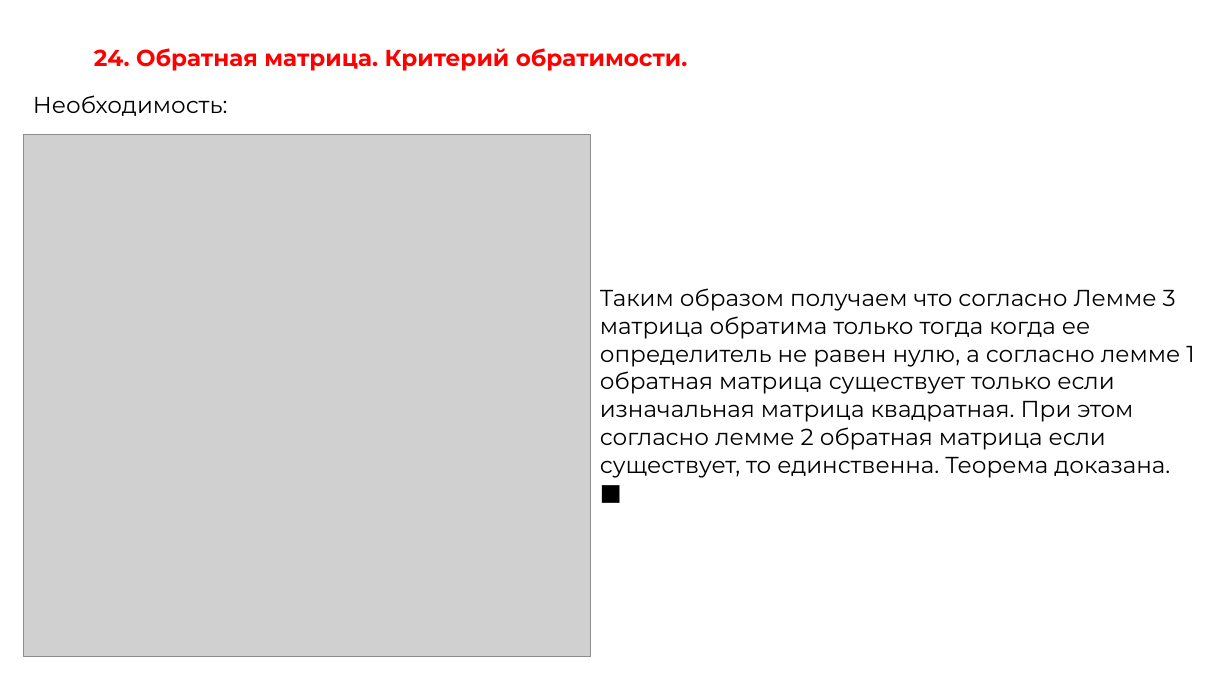
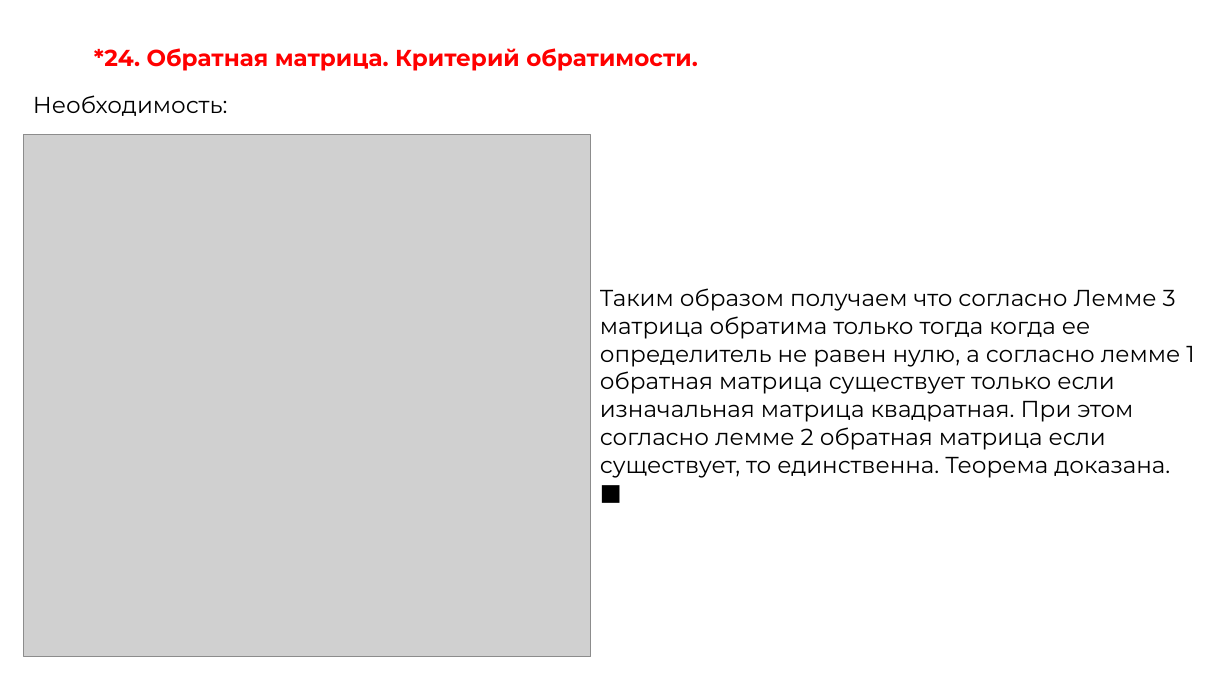
Before and after one commit to AstroSoup/ITMO.STUDY, a slide deck: slide 43 of ITMO.LINAL/FirstSection/colloquium.pptx. Drawn at 1232x693 pixels with LibreOffice and Linux fonts; fonts in the diff are those of the drawing; grey boxes stand for pictures. Boxes give left, top, right and bottom in pixels: in the first picture for what was removed or moved away, otherwise in the second. Text is boxed around its words. In the diff, an @@ line names an element or a change of style, - is before the commit and + after.

```diff
--- a/ITMO.LINAL/FirstSection/colloquium.pptx
+++ b/ITMO.LINAL/FirstSection/colloquium.pptx
@@ title at bbox=[94, 48, 698, 71]: text changed @@
-24. Обратная матрица. Критерий обратимости.
+*24. Обратная матрица. Критерий обратимости.
```
Also in this commit, not shown: 15 other slides changed, 1 other file.
